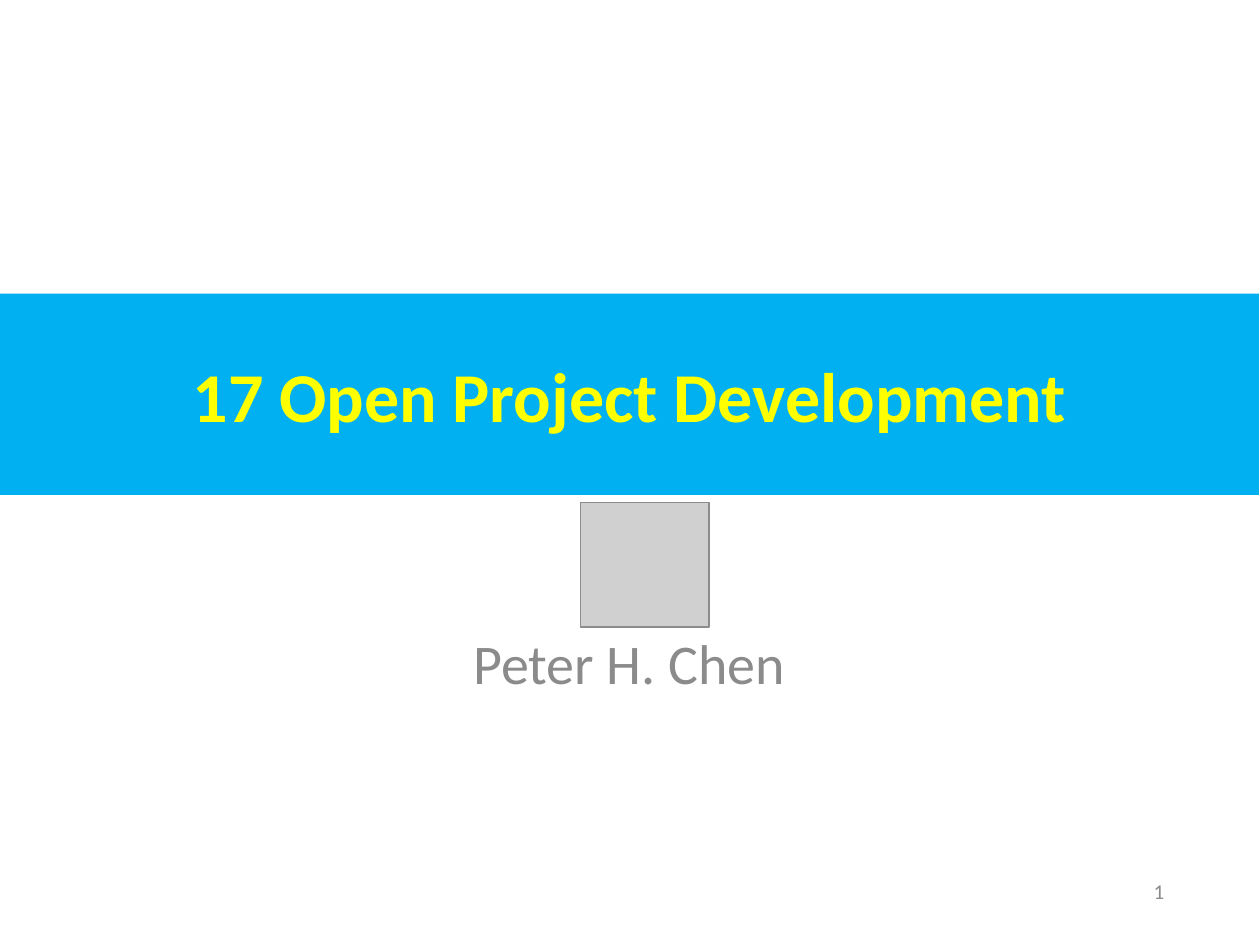
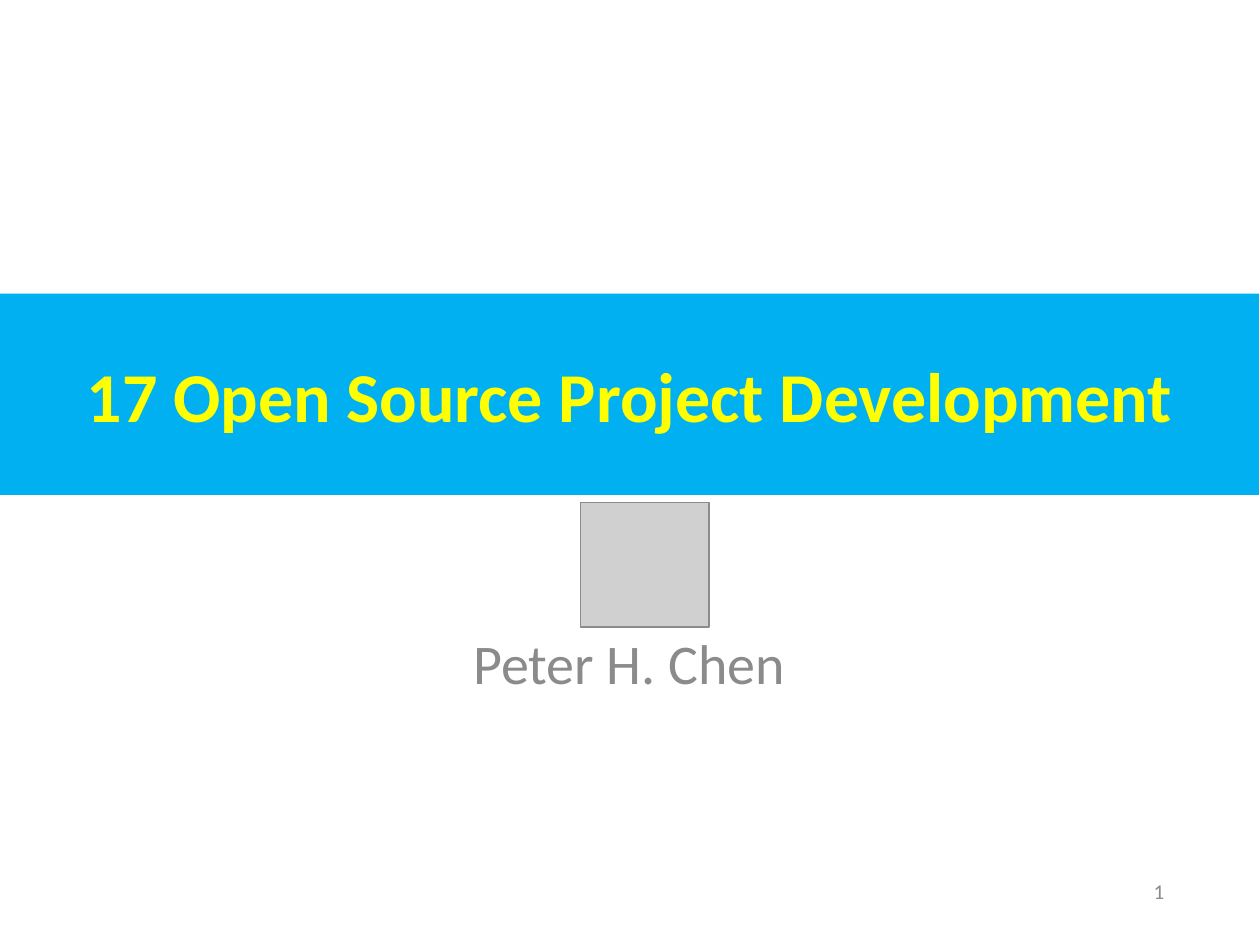
Before and after one commit to peterhchen/AIU_CS800_Chisel, a slide deck: slide 1 of 500_UCSC_HWD/017_Dev/000_Video/017.Dev.ppt. Drawn at 1260x945 pixels with LibreOffice and Linux fonts; fonts in the diff are those of the drawing; grey boxes stand for pictures. Boxes give left, top, right and bottom in pixels: in the first picture for what was removed or moved away, otherwise in the second. Text is boxed around its words. In the diff, an @@ line names an element or a change of style, - is before the commit and + after.

```diff
--- a/500_UCSC_HWD/017_Dev/000_Video/017.Dev.ppt
+++ b/500_UCSC_HWD/017_Dev/000_Video/017.Dev.ppt
@@ text in rectangle at bbox=[87, 373, 1172, 434]: text changed @@
-17 Open Project Development
+17 Open Source Project Development
```
Also in this commit, not shown: 2 other slides changed.
